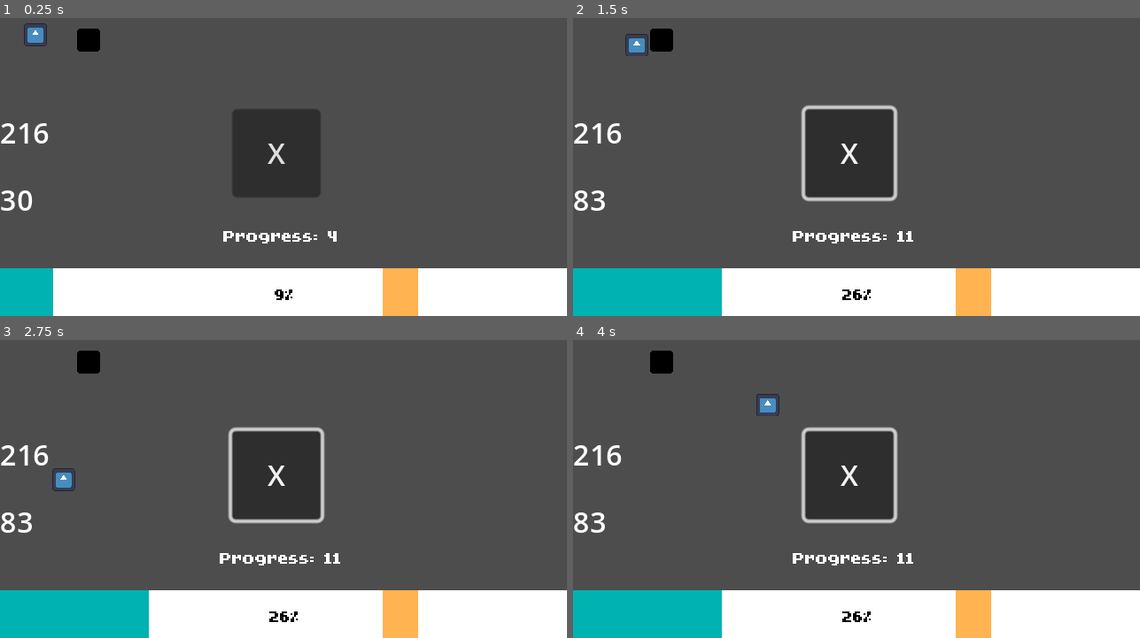
Above: before the commit, frames 1-4 (two rows, left to right).
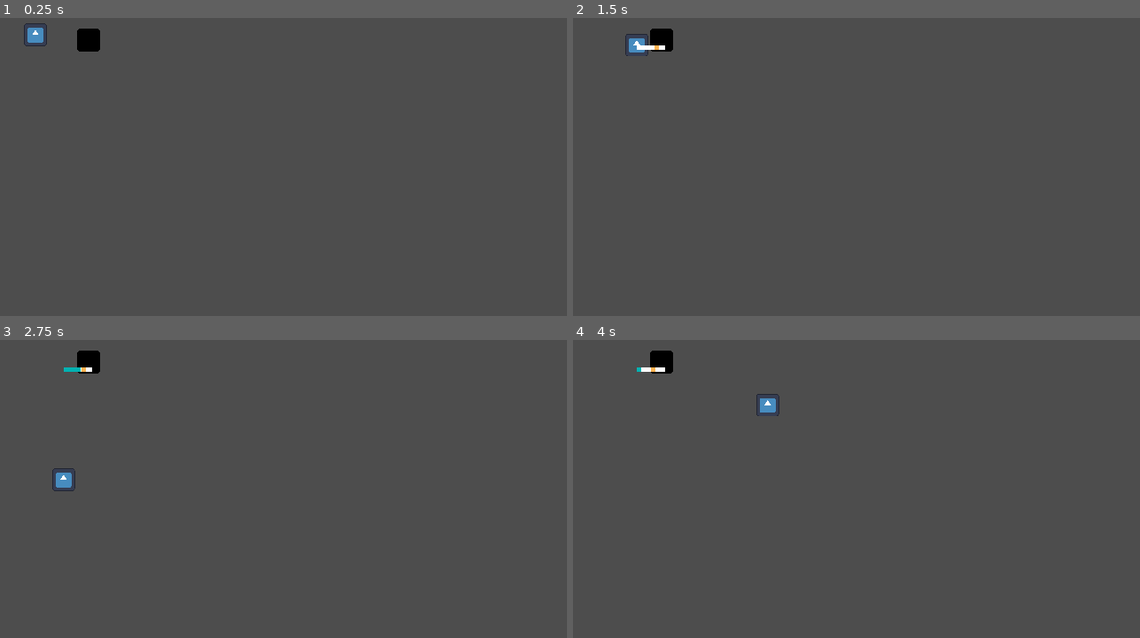
Above: after the commit, the same moments.

Repository: randomnewb/monster-rancher
Game: Godot game, scene res://World/world.tscn
Same seed, same stepped clock (60 frames per second), same inputs: the game is played once before the commit and once after it. The engine's default icon, where the game draws it, is replaced by a stand-in: a white triangle on a blue panel in a dark square.
Inputs (mouse positions are in pixels of both pictures, inside the frame that each line leads up to):
- Up to frame 1 (0.25 s): no input
- Up to frame 2 (1.5 s): click (850, 152) at 0.5 s, where only the run before the commit has a clickable "X"; move the mouse to (981, 140) at 1.27 s; press the mouse at (981, 140) at 1.28 s; hold Right (move_right) from 1.28 s (still down)
- Up to frame 3 (2.75 s): move the mouse to (170, 494) at 2.02 s; release Right (move_right) at 2.03 s; release the mouse at (170, 494) at 2.03 s; hold Down (move_down) from 2.03 s (still down); click (170, 494) at 2.1 s
- Up to frame 4 (4 s): move the mouse to (913, 408) at 2.77 s; release Down (move_down) at 2.78 s; press the mouse at (913, 408) at 2.78 s; hold Right (move_right) 2.78-3.53 s; move the mouse to (828, 542) at 3.52 s; release the mouse at (828, 542) at 3.53 s; hold Up (move_up) from 3.53 s (still down); click (828, 542) at 3.6 s

The runs differ from the first frame. In frame 1, 21% of the frame differs, in the area x 0-100%, y 30-100%; in frame 2, 22%, in the area x 0-100%, y 9-100%; in frame 3, 22%; in frame 4, 22%.

Commit message:
instance progress mini game, but bug
- working on connecting signals so godot knows mini game is over

Diff:
--- a/Player.gd
+++ b/Player.gd
@@ -2,11 +2,10 @@
 
 @export var speed = 100;
 @onready var ray_cast_2d = $RayCast2D
-
 var last_clicked_position = null;
-
-func _ready():
-	pass;
+var interacting = false;
+var collision = null;
+var CONTROL_PROGRESS_SCENE = preload("res://UI/control_progress.tscn")
 
 func _process(delta):
 	var input_vector = Input.get_vector("move_left", "move_right", "move_up", "move_down")
@@ -29,11 +28,19 @@
 #	position.y = clamp(position.y, 5, height - 5);
 	#position += input_vector * speed * delta;
 
-	ray_cast_2d.target_position = input_vector * 25;
-	var ray_collide = ray_cast_2d.get_collider()
-	if ray_collide:
-		print("ray: ",ray_collide)
+	#ray_cast code
+#	ray_cast_2d.target_position = input_vector * 25;
+#	var ray_collide = ray_cast_2d.get_collider()
+#	if ray_collide:
+#		print("ray: ",ray_collide)
 
-	var collision = move_and_collide(input_vector * speed * delta);
-	if collision:
+	collision = move_and_collide(input_vector * speed * delta);
+	if collision and not interacting:
+		interacting = true;
 		print("collision ", collision.get_collider().name)
+		var control_progress_scene = CONTROL_PROGRESS_SCENE.instantiate();
+		var world = get_tree().current_scene;
+		world.add_child.call_deferred(control_progress_scene);
+		control_progress_scene.scale.x = 0.05;
+		control_progress_scene.scale.y = 0.1;
+		control_progress_scene.position = global_position;
--- /dev/null
+++ b/Singletons/Characters.gd
@@ -0,0 +1,4 @@
+extends Node
+
+const Player = preload("res://Player/player.tscn");
+var player = Player.new();
--- /dev/null
+++ b/Singletons/Global.gd
@@ -0,0 +1,11 @@
+extends Node
+
+
+# Called when the node enters the scene tree for the first time.
+func _ready():
+	pass # Replace with function body.
+
+
+# Called every frame. 'delta' is the elapsed time since the previous frame.
+func _process(delta):
+	pass
--- a/UI/control_progress.gd
+++ b/UI/control_progress.gd
@@ -3,7 +3,7 @@
 @export var MAX_PROGRESS_VALUE = 42.0;
 @export var progress_value = 0.0;
 @export var default_stop_value = 320.0;
-@export var default_stop_size = 20;
+@export var default_stop_size = 50;
 @onready var stop_value = default_stop_value;
 
 
@@ -32,16 +32,16 @@
 	progress_value = 0;
 	stop_value = randi_range(0, (320 - default_stop_size));
 	stop_zone.position.x = stop_value;
-	print(stop_zone.position.x);
-	print(stop_value);
+#	print(stop_zone.position.x);
+#	print(stop_value);
 
 func check_stop_value():
+#	print("check: ", check);
+#	print("check:", check + 10)
+#	print("stop_value:", stop_value);
 	if (check >= stop_value and check < stop_value + default_stop_size):
 		print("WINNER");
-	print("check: ", check);
-	print("check:", check + 10)
-	print("stop_value:", stop_value);
-
+		queue_free()
 
 func set_label():
 	label.text = "Progress: %s" % progress_value
--- a/UI/control_progress.tscn
+++ b/UI/control_progress.tscn
@@ -19,6 +19,7 @@
 metadata/_edit_use_anchors_ = true
 
 [node name="Label" type="Label" parent="."]
+visible = false
 layout_mode = 1
 anchors_preset = 14
 anchor_top = 0.5
@@ -43,6 +44,7 @@
 theme_override_styles/fill = SubResource("StyleBoxFlat_7sfm3")
 max_value = 42.0
 step = 1.0
+show_percentage = false
 
 [node name="StopZone" type="ColorRect" parent="."]
 layout_mode = 1
@@ -55,6 +57,7 @@
 autostart = true
 
 [node name="CheckValueLabel" type="Label" parent="."]
+visible = false
 layout_mode = 1
 offset_top = -50.0
 offset_right = 320.0
@@ -62,6 +65,7 @@
 text = "Check:"
 
 [node name="StopValueLabel" type="Label" parent="."]
+visible = false
 layout_mode = 1
 offset_top = -88.0
 offset_right = 320.0
@@ -69,16 +73,17 @@
 text = "Stop:"
 
 [node name="Button" type="Button" parent="."]
+visible = false
 layout_mode = 1
 anchors_preset = 6
 anchor_left = 1.0
 anchor_top = 0.5
 anchor_right = 1.0
 anchor_bottom = 0.5
-offset_left = 131.0
-offset_top = -90.0
-offset_right = 181.0
-offset_bottom = -40.0
+offset_left = 271.0
+offset_top = -39.0
+offset_right = 306.0
+offset_bottom = -4.0
 grow_horizontal = 0
 grow_vertical = 2
 text = "X"
--- /dev/null
+++ b/World/world.gd
@@ -0,0 +1 @@
+extends Node2D
--- a/World/world.tscn
+++ b/World/world.tscn
@@ -1,17 +1,14 @@
 [gd_scene load_steps=4 format=3 uid="uid://bcs4u8tdlob7w"]
 
+[ext_resource type="Script" path="res://World/world.gd" id="1_5kft5"]
 [ext_resource type="PackedScene" uid="uid://bhxbvqbewdb1n" path="res://Player/player.tscn" id="1_hvgoq"]
 [ext_resource type="PackedScene" uid="uid://dsouk4ihhgbrk" path="res://Environment/interactable.tscn" id="2_2huc6"]
-[ext_resource type="PackedScene" uid="uid://b6p674psghchk" path="res://UI/control_progress.tscn" id="3_0v2g0"]
 
 [node name="World" type="Node2D"]
+script = ExtResource("1_5kft5")
 
 [node name="Interactable" parent="." instance=ExtResource("2_2huc6")]
 position = Vector2(50, 24)
 
 [node name="Player" parent="." instance=ExtResource("1_hvgoq")]
 position = Vector2(20, 21)
-
-[node name="ControlProgress" parent="." instance=ExtResource("3_0v2g0")]
-offset_top = 153.0
-offset_bottom = 153.0
Not shown, added: export_presets.cfg
